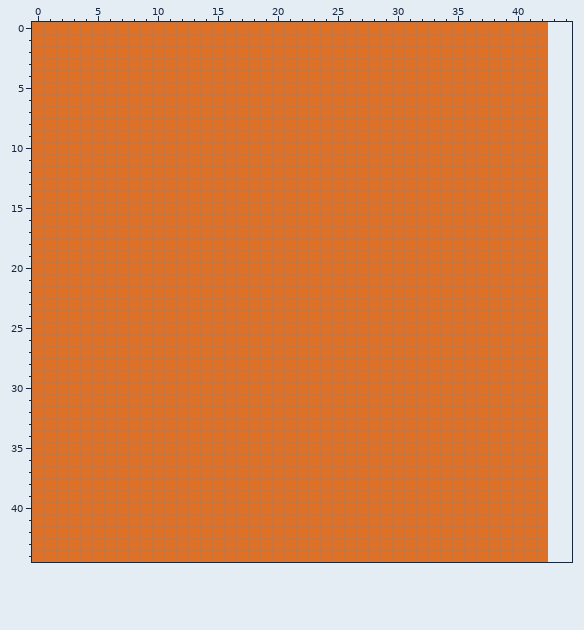
Two states of a pixel-art sprite, Assets/textures/fruit_orange.png. Above, as it was before the edit.
The file is 43x45 pixels. The old version is drawn lined up with the new one, on the new canvas.
Once edited:
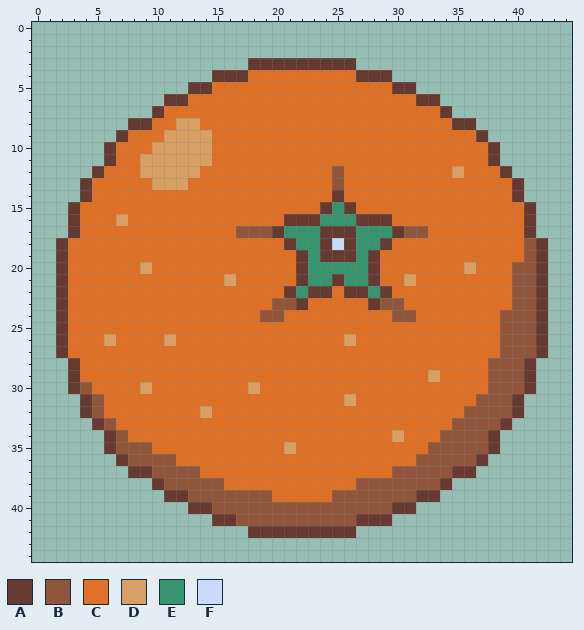
Palette (. is transparent): A #663931  B #8f563b  C #df7126  D #d9a066  E #37946e  F #cbdbfc
Diff:
canvas 43x45 -> 45x45
Changed rows in their new state; - is an unchanged pixel.
first column x 0:
 0 ...........................................
 1 ...........................................
 2 ...........................................
 3 ..................AAAAAAAAA................
 4 ...............AAA---------AAA.............
 5 .............AA---------------AA...........
 6 ...........AA-------------------AA.........
 7 ..........A-----------------------A........
 8 ........AA--DD---------------------AA......
 9 .......A---DDDD----------------------A.....
10 ......A---DDDDD-----------------------A....
11 ......A--DDDDDD-----------------------A....
12 .....A---DDDDD-----------B---------D---A...
13 ....A-----DDD------------B--------------A..
14 ....A--------------------A--------------A..
15 ...A--------------------AEA--------------A.
16 ...A---D-------------AAAEEEAAA-----------A.
17 ...A-------------BBBAEEEAAAEEEABB--------A.
18 ..A------------------AEEAFAEEA-----------BA
19 ..A-------------------AEAAAEA------------BA
20 ..A------D------------AEEEEEA-------D---BBA
21 ..A-------------D-----AEEAEEA--D--------BBA
22 ..A------------------AEAA-AAEA----------BBA
23 ..A-----------------BBA-----ABB---------BBA
24 ..A----------------BB---------BB-------BBBA
25 ..A------------------------------------BBBA
26 ..A---D----D--------------D------------BBBA
27 ..A------------------------------------BBBA
28 ...A----------------------------------BBBA.
29 ...A-----------------------------D----BBBA.
30 ...AB----D--------D-------------------BBBA.
31 ....AB--------------------D----------BBBA..
32 ....AB--------D---------------------BBBBA..
33 .....AB----------------------------BBBBA...
34 ......AB----------------------D---BBBBA....
35 ......ABBB-----------D-----------BBBBBA....
36 .......ABBBB--------------------BBBBBA.....
37 ........AABBBB----------------BBBBBAA......
38 ..........ABBBBB-----------BBBBBBBA........
39 ...........AABBBBBBB-----BBBBBBBAA.........
40 .............AABBBBBBBBBBBBBBBAA...........
41 ...............AABBBBBBBBBBAAA.............
42 ..................AAAAAAAAA................
43 ...........................................
44 ...........................................
